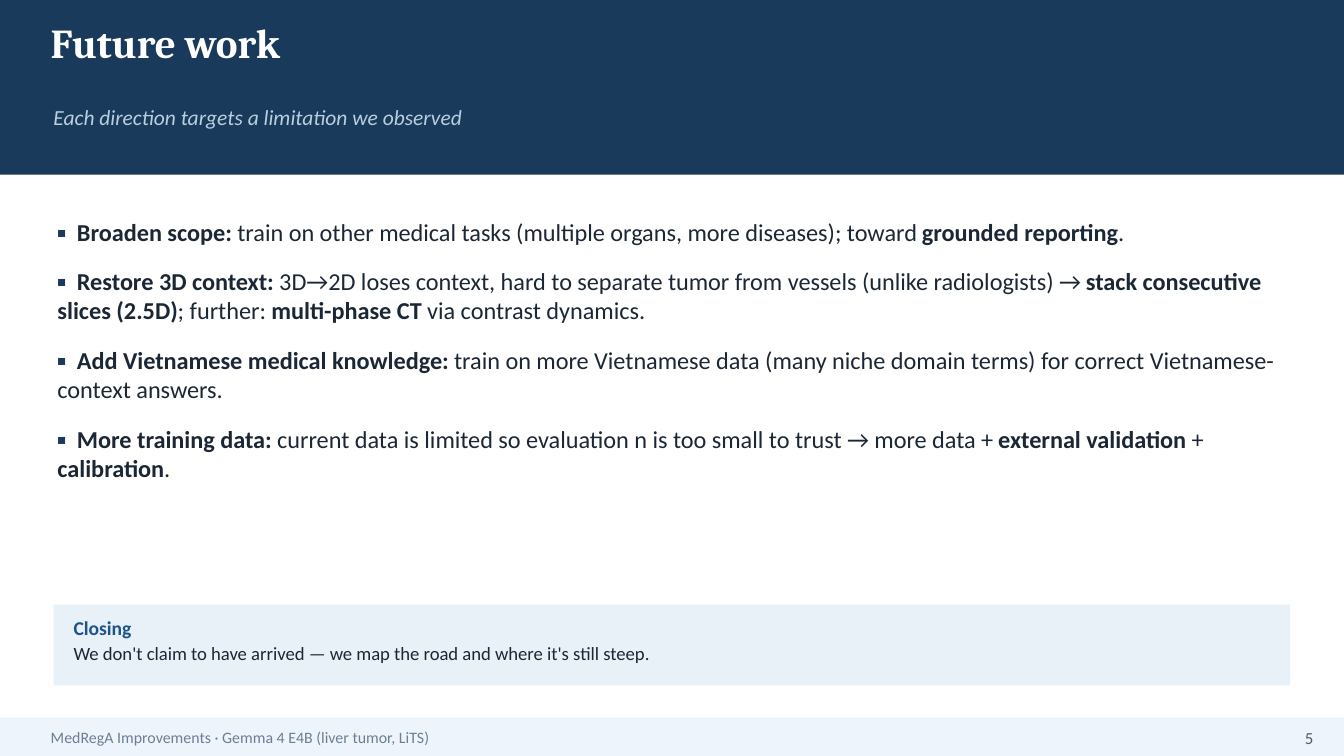
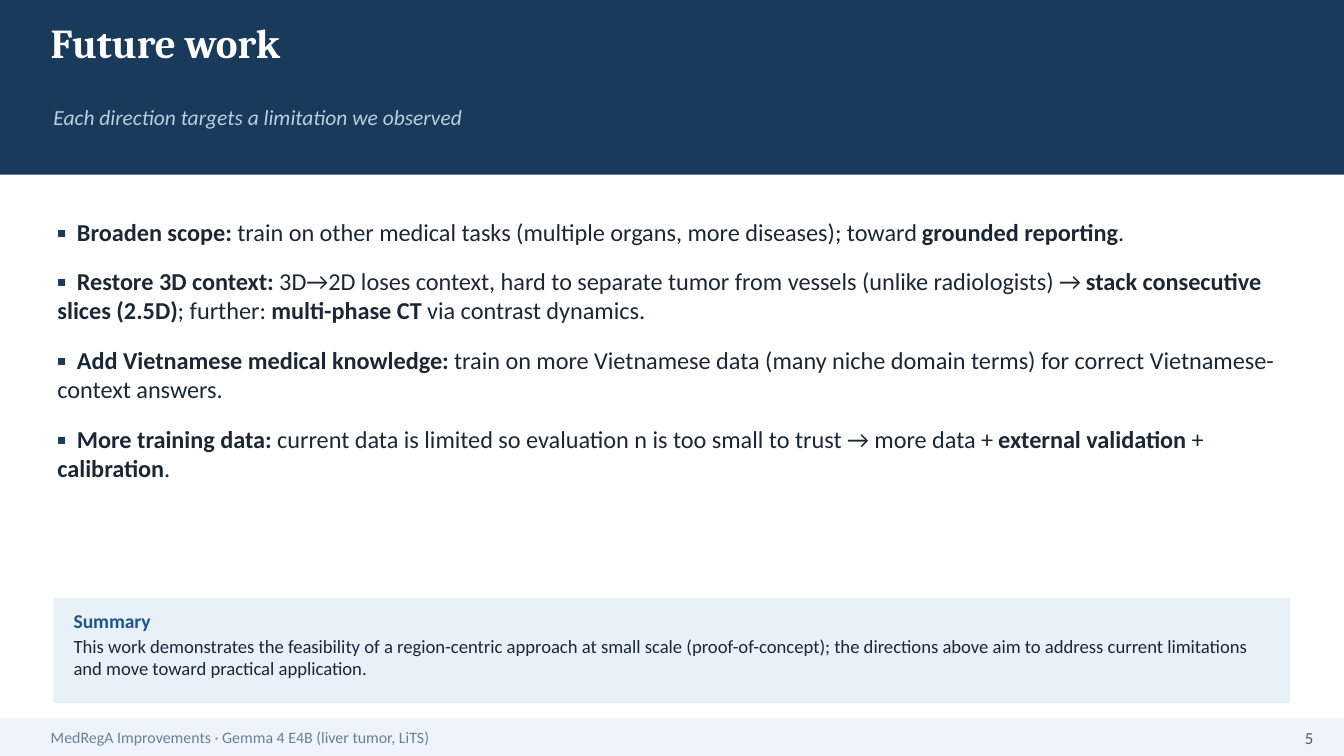
Before and after one commit to HatDuaa/medrega-liver-seminar, a slide deck: slide 5 of seminar/cai_tien/slides_5min_EN.pptx. Drawn at 1344x756 pixels with LibreOffice and Linux fonts; fonts in the diff are those of the drawing. Boxes give left, top, right and bottom in pixels: in the first picture for what was removed or moved away, otherwise in the second. Text is boxed around its words. In the diff, an @@ line names an element or a change of style, - is before the commit and + after.

```diff
--- a/seminar/cai_tien/slides_5min_EN.pptx
+++ b/seminar/cai_tien/slides_5min_EN.pptx
@@ rectangle: place and size @@
-rectangle at <box>54,605,1290,685</box>
+rectangle at <box>54,598,1290,703</box>
@@ text at <box>74,615,1247,678</box>: text changed @@
-Closing
-We don't claim to have arrived — we map the road and where it's still steep.
+Summary
+This work demonstrates the feasibility of a region-centric approach at small scale (proof-of-concept); the directions above aim to address current limitations and move toward practical application.
```
Also in this commit, not shown: 2 other files.
